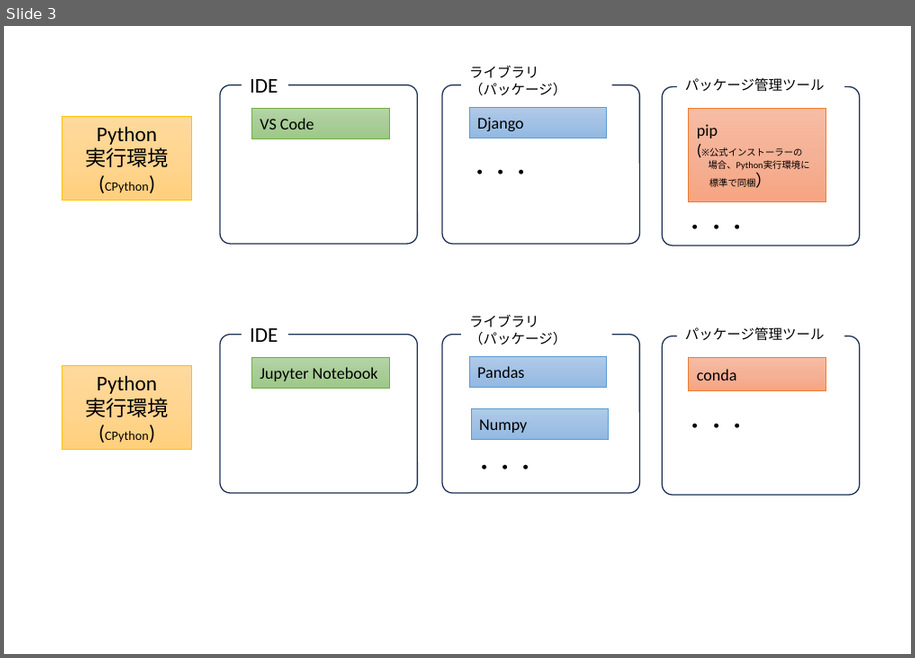
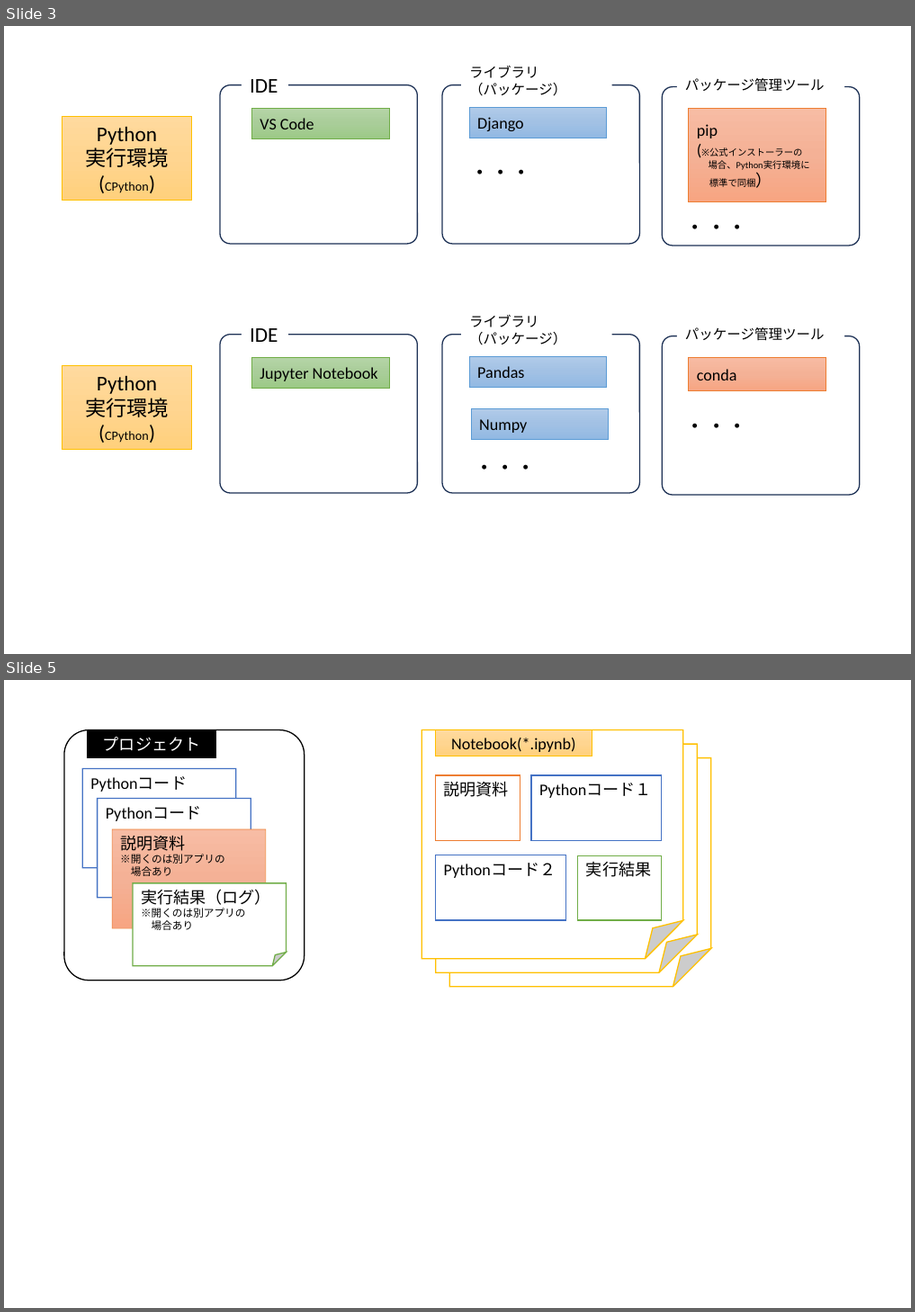
Before and after one commit to hoshimado/Qiita-notes, a slide deck: qiita-python-anaconda-jupyternotebook/resource/python-dev.pptx. Shown one above the other, each under a label of ours: slide 3 before the commit, slides 3 and 5 after it; the slides between them are not shown. The pictures are 915x658 and 915x1312 pixels, drawn with LibreOffice and Linux fonts; fonts in the diff are those of the drawing. Boxes give left, top, right and bottom in pixels: in the first picture for what was removed or moved away, otherwise in the second. Text is boxed around its words. In the diff, an @@ line names an element or a change of style, - is before the commit and + after.

```diff
--- a/qiita-python-anaconda-jupyternotebook/resource/python-dev.pptx
+++ b/qiita-python-anaconda-jupyternotebook/resource/python-dev.pptx
@@ slide 5 added at (x1=4, y1=680, x2=911, y2=1308), background #FFFFFF @@
@@ rounded rectangle added at (x1=64, y1=730, x2=305, y2=981), outline #000000 1 pt @@
@@ rectangle added at (x1=88, y1=730, x2=216, y2=758), fill #000000, outline #000000 1 pt, 14 pt, text #FFFFFF @@
+プロジェクト
@@ folded corner added at (x1=422, y1=730, x2=684, y2=959), fill #FFFFFF, outline #FFC000 1 pt @@
@@ rectangle added at (x1=435, y1=730, x2=592, y2=756), fill gradient #FFDB9E to #FFD590 to #FFD07C, outline #FFC000 0.5 pt, 14 pt, text #000000 @@
+Notebook(*.ipynb)
@@ folded corner added at (x1=436, y1=744, x2=698, y2=972), fill #FFFFFF, outline #FFC000 1 pt @@
@@ folded corner added at (x1=450, y1=758, x2=711, y2=987), fill #FFFFFF, outline #FFC000 1 pt @@
@@ folded corner added at (x1=82, y1=769, x2=236, y2=867), fill #FFFFFF, outline #4472C4 1 pt, 14 pt, text #000000 @@
+Pythonコード
@@ rectangle added at (x1=435, y1=775, x2=520, y2=841), fill #FFFFFF, outline #ED7D31 1 pt, 14 pt, text #000000 @@
+説明資料
@@ rectangle added at (x1=531, y1=775, x2=663, y2=841), fill #FFFFFF, outline #4472C4 1 pt, 14 pt, text #000000 @@
+Pythonコード１
@@ folded corner added at (x1=97, y1=798, x2=251, y2=897), fill #FFFFFF, outline #4472C4 1 pt, 14 pt, text #000000 @@
+Pythonコード
@@ folded corner added at (x1=112, y1=829, x2=265, y2=928), fill gradient #F7BDA5 to #F5B196 to #F8A582, outline #ED7D31 0.5 pt, 9 pt, text #000000 @@
+説明資料
+※開くのは別アプリの
+場合あり
@@ rectangle added at (x1=435, y1=856, x2=566, y2=920), fill #FFFFFF, outline #4472C4 1 pt, 14 pt, text #000000 @@
+Pythonコード２
@@ rectangle added at (x1=578, y1=856, x2=663, y2=920), fill #FFFFFF, outline #70AD47 1 pt, 14 pt, text #000000 @@
+実行結果
@@ folded corner added at (x1=133, y1=883, x2=287, y2=966), fill #FFFFFF, outline #70AD47 1 pt, 9 pt, text #000000 @@
+実行結果（ログ）
+※開くのは別アプリの
+場合あり
```
Also in this commit, not shown: 1 slide changed, 2 other files.
